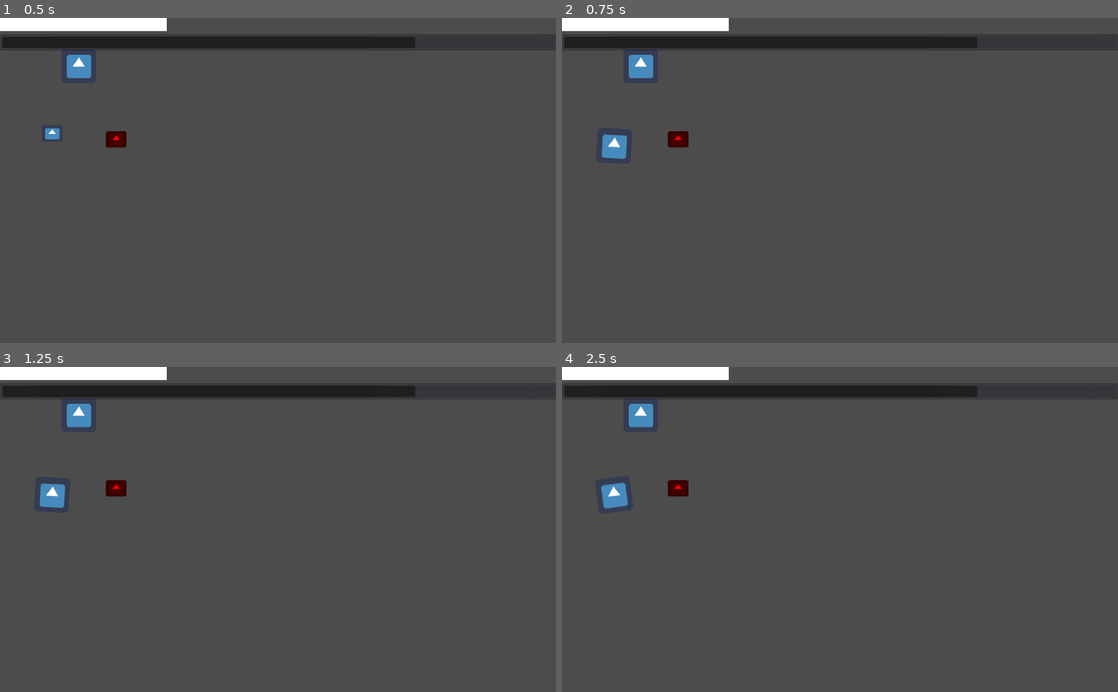
Above: before the commit, frames 1-4 (two rows, left to right).
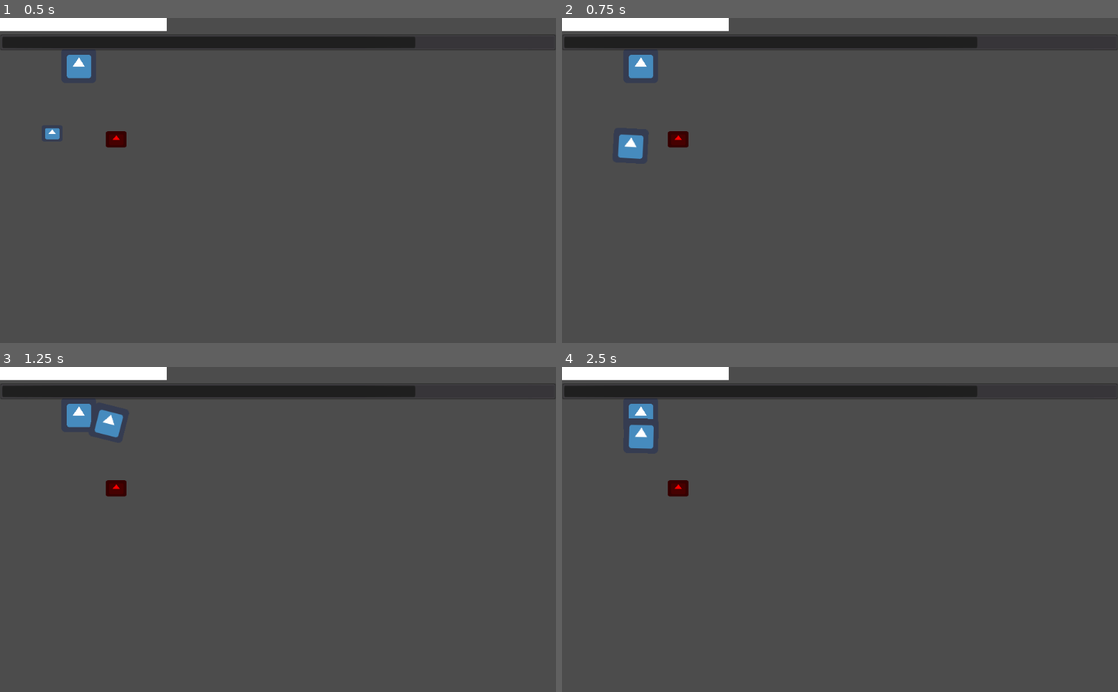
Above: after the commit, the same moments.

Repository: NancokPS2/GodotWildJam
Game: Godot game, scene res://test.tscn
Two runs of this game, one before a commit and one after it. Both use one fixed random seed, a clock stepped at 60 frames per second and the inputs below. The project has no main scene, so this scene is started directly. The engine's default icon, where the game draws it, is replaced by a stand-in: a white triangle on a blue panel in a dark square.
Inputs (mouse positions are in pixels of both pictures, inside the frame that each line leads up to):
- Up to frame 1 (0.5 s): no input
- Up to frame 2 (0.75 s): tap Enter at 0.5 s; move the mouse to (962, 164) at 0.52 s; hold D (move_right) from 0.53 s (still down); tap 1 (herramienta1) at 0.6 s; click (962, 164) at 0.67 s
- Up to frame 3 (1.25 s): keep holding D (move_right); tap W (jump) at 0.77, 1.07 s; tap 2 (herramienta2) at 0.8 s
- Up to frame 4 (2.5 s): release D (move_right) at 1.25 s; drag from (728, 545) to (812, 594) at 1.27 s; move the mouse to (895, 458) at 2.02 s; hold A (move_left) from 2.03 s (still down); tap 3 (herramienta3) at 2.1 s; tap W (jump) at 2.3 s

Frame 1 is identical in both runs. In frame 2, 0.5% of the frame differs, in the area x 7-15%, y 35-44%; in frame 3, 0.7%; in frame 4, 0.7%, in the area x 7-17%, y 15-44%.
Error after the commit: Attempt to call function 'play' in base 'null instance' on a null instance. (res://Clases/Entidades/Jugador.gd:115)

Commit message:
Añadido animaciones de jugador

Diff:
--- a/Clases/Entidades/Jugador.gd
+++ b/Clases/Entidades/Jugador.gd
@@ -9,6 +9,7 @@
 	Ref.jugador = self#Crear una referencia a si mismo
 	initial_count  = count
 	isAttacking = false
+	controlando = true
 
 
 # Movimiento
@@ -28,8 +29,8 @@
 var initial_count
 # The upward velocity to apply for the jump
 var jump_velocity = 340
-onready var anim = $AnimationPlayer
-onready var spritePlayer = $Player_Sprite
+onready var anim = $Anims
+onready var spritePlayer = $Sprite
 export var  isAttacking = false
 # The time remaining before the double jump can be used again (in seconds)
 var double_jump_cooldown = 0
@@ -46,7 +47,6 @@
 		double_jump_cooldown = max(0, double_jump_cooldown - delta)
 		side_movement()
 		_jump()
-		Dash()
 		Animations()
 #		Attack()
 
@@ -57,6 +57,7 @@
 
 	Motion.y += gravity
 	Motion = move_and_slide(Motion, Vector2.UP)
+	$Debug.text = str(Motion)
 	pass
 
 func side_movement():
@@ -95,25 +96,6 @@
 #This script will allow the player to
 
 
-func Dash():
-	# Check for dash input
-	if Input.is_action_pressed("dash") and dash_cooldown == 0 and dash_count > 0:
-		# Determine the direction of the dash
-		var direction = Vector2()
-		if Input.is_action_pressed("move_right"):
-			direction.x = 1
-
-		elif Input.is_action_pressed("move_left"):
-			direction.x = -1
-
-		# Apply the dash velocity
-		Motion = move_and_slide(direction * dash_velocity)
-		dash_count -= 1
-		# Start the dash cooldown
-		dash_cooldown = 0.5
-	#If the player is in the ground or a wall resets the dash count
-	if(is_on_floor() or is_on_wall()):
-		dash_count = 2
 #func Attack():
 #	if(Input.is_action_just_pressed("Attack1")):
 #
@@ -128,31 +110,32 @@
 #		anim.play("Attack3")
 
 func Animations():
-	if 0 == 0:
-		return
 
-	if(is_in_air and !is_jumping):
-		anim.play("Fall")
+	if not is_on_floor():
+		anim.play("aire")
 
-	if(is_in_air and is_jumping and !isAttacking):
-		anim.play("Jump")
+	if Motion.x > 3:#Yendo a la derecha
+		anim.play("correr")
+		spritePlayer.flip_h = false
 
-	if Motion.x > 0:#Yendo a la derecha
-		anim.play("Run")
+	elif Motion.x < -3:#Izquierda
+		anim.play("correr")
 		spritePlayer.flip_h = true
 
-	elif Motion.x < 0:#Izquierda
-		anim.play("Run")
-		spritePlayer.flip_h = false
+	else:#Si ninguna otra animacion califica
+		anim.play("idle")
 
-	elif Motion == Vector2.ZERO and !isAttacking:#Si el movimiento es 0
-		anim.play("Idle")
+func attack():
+	$HitboxMele
 
 
 #Jugabilidad
 func _unhandled_input(event: InputEvent) -> void:
 	if event is InputEventMouseMotion:
 		herramientaEquipada.follow_mouse()
+
+	elif event.is_action_pressed("ataque"):
+		attack()
 
 	elif event.is_action_released("herramienta1"):
 		cambiar_arma(1)
@@ -162,6 +145,7 @@
 
 	elif event.is_action_released("herramienta3"):
 		cambiar_arma(3)
+
 
 #	elif event.is_action_pressed("usar") and herramientaEquipada.has_method("use"):
 #		herramientaEquipada.use()
@@ -179,11 +163,8 @@
 		remove_child(herramientaEquipada)#Remover la herramienta actualmente equipada de la escena
 		herramientaEquipada = herramientas[slot]#Cambiar la herramienta equipada
 
-	assert(herramientaEquipada is Herramienta)#Asegurarse que aun existe una en la variable
+		assert(herramientaEquipada is Herramienta)#Asegurarse que aun existe una en la variable
 
-	add_child(herramientaEquipada)#Añadira la nueva herramienta
+		add_child(herramientaEquipada)#Añadira la nueva herramienta
 
-	herramientaEquipada.equip(self)#Ajustes varios
-
-
-#Misc
+		herramientaEquipada.equip(self)#Ajustes varios
--- /dev/null
+++ b/Objetos/Jugador/Jugador.tscn
@@ -0,0 +1,103 @@
+[gd_scene load_steps=9 format=2]
+
+[ext_resource path="res://Clases/Entidades/Jugador.gd" type="Script" id=1]
+[ext_resource path="res://Assets/Jugador/Robotic_Site_Protagonist.png" type="Texture" id=2]
+[ext_resource path="res://Clases/Areas/HitBox.gd" type="Script" id=3]
+
+[sub_resource type="CapsuleShape2D" id=6]
+radius = 7.84904
+height = 4.61539
+
+[sub_resource type="Animation" id=2]
+length = 0.001
+tracks/0/type = "value"
+tracks/0/path = NodePath("Jugador/Sprite:frame")
+tracks/0/interp = 1
+tracks/0/loop_wrap = true
+tracks/0/imported = false
+tracks/0/enabled = true
+tracks/0/keys = {
+"times": PoolRealArray( 0 ),
+"transitions": PoolRealArray( 1 ),
+"update": 0,
+"values": [ 0 ]
+}
+
+[sub_resource type="Animation" id=5]
+resource_name = "aire"
+tracks/0/type = "value"
+tracks/0/path = NodePath("Jugador/Sprite:frame")
+tracks/0/interp = 1
+tracks/0/loop_wrap = true
+tracks/0/imported = false
+tracks/0/enabled = true
+tracks/0/keys = {
+"times": PoolRealArray( 0 ),
+"transitions": PoolRealArray( 1 ),
+"update": 1,
+"values": [ 5 ]
+}
+
+[sub_resource type="Animation" id=3]
+resource_name = "correr"
+length = 0.5
+loop = true
+tracks/0/type = "value"
+tracks/0/path = NodePath("Jugador/Sprite:frame")
+tracks/0/interp = 1
+tracks/0/loop_wrap = true
+tracks/0/imported = false
+tracks/0/enabled = true
+tracks/0/keys = {
+"times": PoolRealArray( 0, 0.1, 0.2, 0.3, 0.4 ),
+"transitions": PoolRealArray( 1, 1, 1, 1, 1 ),
+"update": 1,
+"values": [ 8, 7, 6, 5, 4 ]
+}
+
+[sub_resource type="Animation" id=4]
+resource_name = "idle"
+length = 0.5
+tracks/0/type = "value"
+tracks/0/path = NodePath("Jugador/Sprite:frame")
+tracks/0/interp = 1
+tracks/0/loop_wrap = true
+tracks/0/imported = false
+tracks/0/enabled = true
+tracks/0/keys = {
+"times": PoolRealArray( 0, 0.1, 0.3, 0.4 ),
+"transitions": PoolRealArray( 1, 1, 1, 1 ),
+"update": 1,
+"values": [ 0, 1, 2, 3 ]
+}
+
+[node name="Jugador" type="KinematicBody2D"]
+script = ExtResource( 1 )
+
+[node name="Colision" type="CollisionShape2D" parent="."]
+position = Vector2( -2, 1.5 )
+scale = Vector2( 0.764423, 0.8125 )
+shape = SubResource( 6 )
+
+[node name="Sprite" type="Sprite" parent="."]
+scale = Vector2( 0.59375, 0.46875 )
+texture = ExtResource( 2 )
+hframes = 9
+
+[node name="Anims" type="AnimationPlayer" parent="."]
+root_node = NodePath("../..")
+anims/RESET = SubResource( 2 )
+anims/aire = SubResource( 5 )
+anims/correr = SubResource( 3 )
+anims/idle = SubResource( 4 )
+
+[node name="Debug" type="Label" parent="."]
+margin_left = -21.0
+margin_top = -30.0
+margin_right = 19.0
+margin_bottom = -16.0
+
+[node name="HitboxMele" type="Area2D" parent="."]
+script = ExtResource( 3 )
+
+[node name="CollisionShape2D" type="CollisionShape2D" parent="HitboxMele"]
